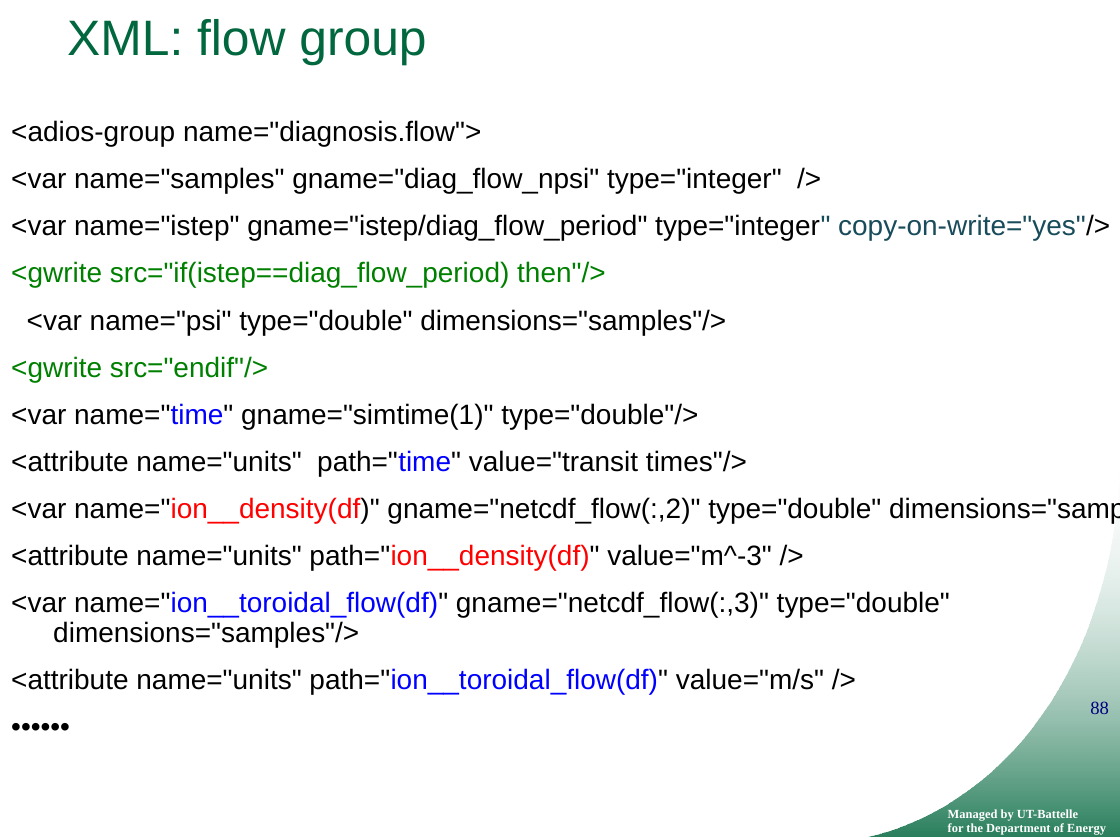
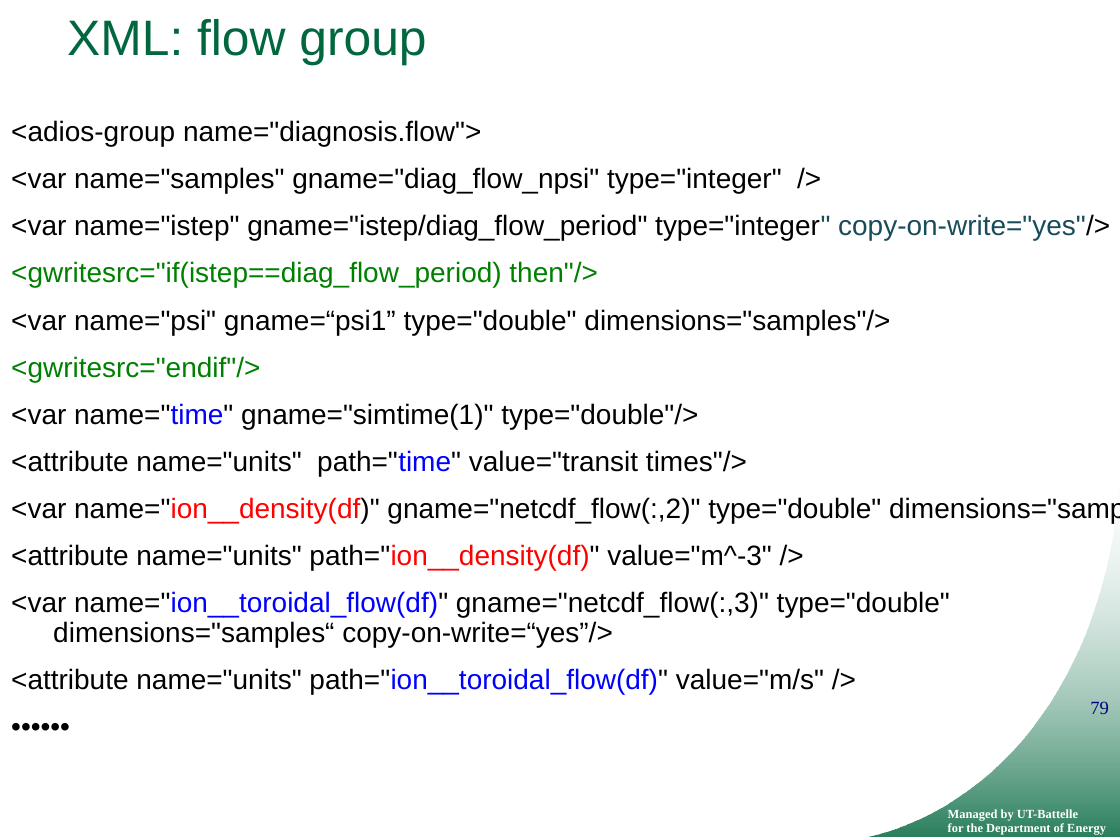
Before and after one commit to ornladios/ADIOS, a slide deck: slide 79 of tutorial/adios_api_scidac_tutorial.pptx (slide 88 before the commit). Drawn at 1120x840 pixels with LibreOffice and Linux fonts; fonts in the diff are those of the drawing; background and template pictures are left out. Boxes give left, top, right and bottom in pixels: in the first picture for what was removed or moved away, otherwise in the second. Text is boxed around its words. In the diff, an @@ line names an element or a change of style, - is before the commit and + after.

```diff
--- a/tutorial/adios_api_scidac_tutorial.pptx
+++ b/tutorial/adios_api_scidac_tutorial.pptx
@@ text at [11,261,890,382]: text changed @@
-<gwrite src="if(istep==diag_flow_period) then"/>
-<var name="psi" type="double" dimensions="samples"/>
-<gwrite src="endif"/>
+<gwritesrc="if(istep==diag_flow_period) then"/>
+<var name="psi" gname=“psi1” type="double" dimensions="samples"/>
+<gwritesrc="endif"/>
@@ text at [11,591,950,647]: text changed @@
-<var name="ion__toroidal_flow(df)" gname="netcdf_flow(:,3)" type="double" dimensions="samples"/>
+<var name="ion__toroidal_flow(df)" gname="netcdf_flow(:,3)" type="double" dimensions="samples“ copy-on-write=“yes”/>
@@ page number at [1090,701,1109,714]: text changed @@
-88
+79
```
Also in this commit, not shown: 22 other slides changed, 2 slides added, 14 slides removed.
